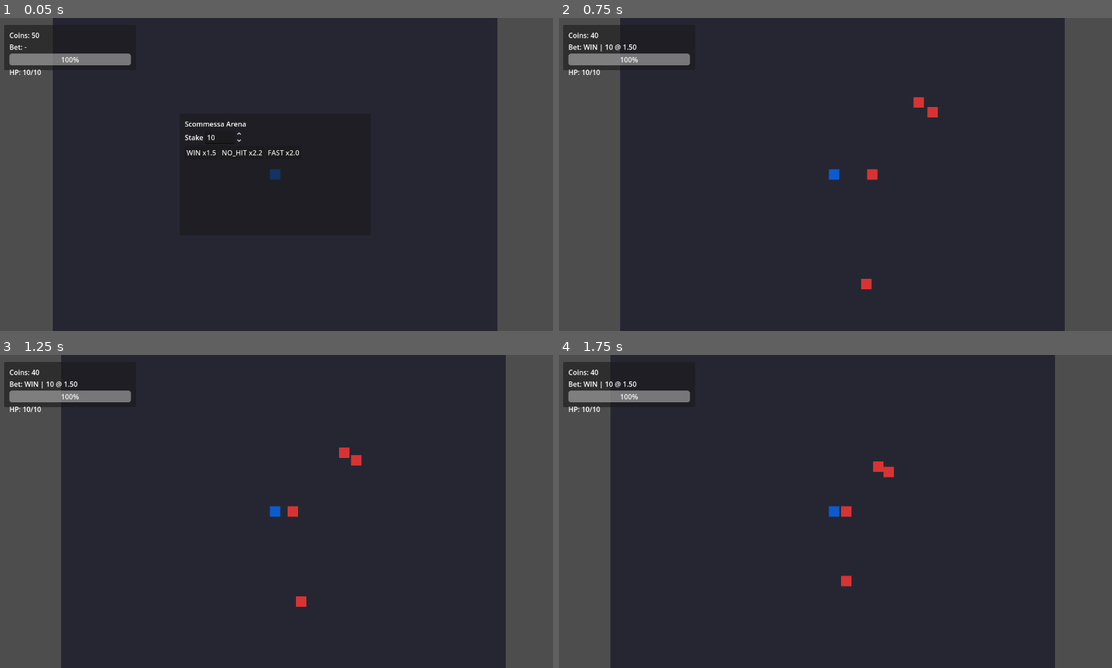
Above: before the commit, frames 1-4 (two rows, left to right).
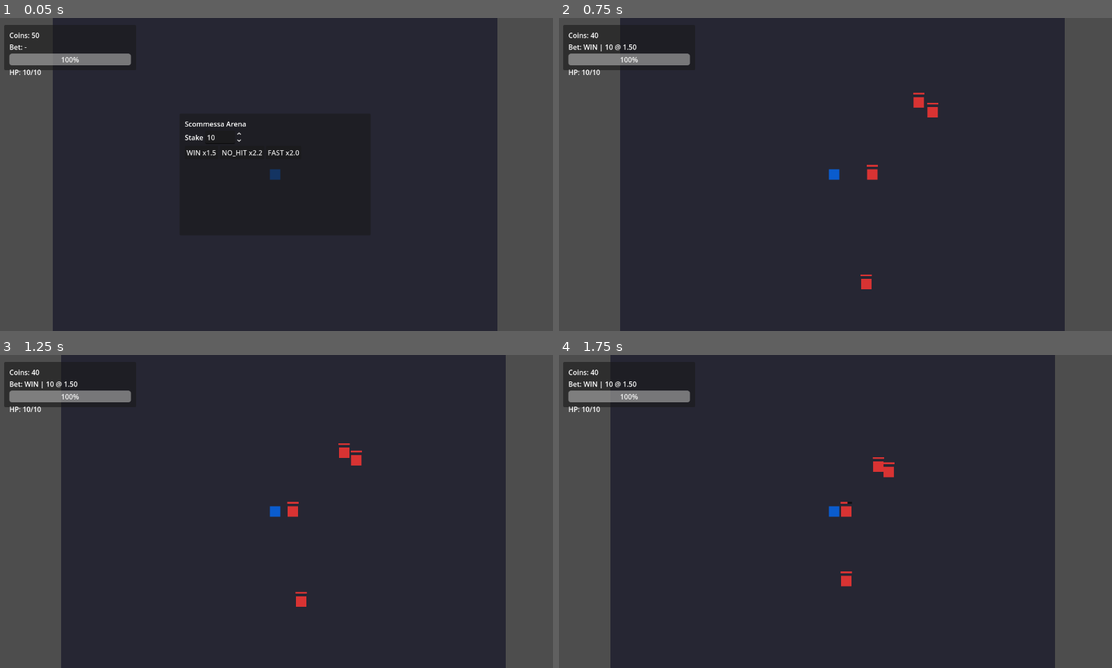
Above: after the commit, the same moments.

Repository: Faratas410/Gallicus-2.0
Game: Godot game, scene res://scenes/Main.tscn
The game is run twice, just before and just after one commit, with the same random seed, the same clock (stepped at 60 frames per second) and the same inputs.
Inputs:
- Up to frame 1 (0.05 s): no input
- Up to frame 2 (0.75 s): click "WIN x1.5" at 0.5 s
- Up to frame 3 (1.25 s): no input
- Up to frame 4 (1.75 s): tap Enter at 1.25 s; hold D (move_right) from 1.28 s (still down); tap K (attack_heavy) at 1.35 s

Frame 1 is identical in both runs. In frame 2, less than 0.1% of the frame differs, in the area x 54-69%, y 23-83%; in frame 3, less than 0.1%, in the area x 51-66%, y 28-77%; in frame 4, less than 0.1%.

Commit message:
Add enemy health bar UI

Diff:
--- /dev/null
+++ b/scenes/ui/EnemyHealthBar.tscn
@@ -0,0 +1,15 @@
+[gd_scene format=3]
+
+[ext_resource type="Script" path="res://scripts/ui/enemy_health_bar.gd" id="1"]
+
+[node name="EnemyHealthBar" type="Node2D"]
+position = Vector2(-13, -22)
+script = ExtResource("1")
+
+[node name="Back" type="ColorRect" parent="."]
+size = Vector2(26, 4)
+color = Color(0.05, 0.05, 0.05, 0.85)
+
+[node name="Fill" type="ColorRect" parent="."]
+size = Vector2(26, 4)
+color = Color(0.85, 0.2, 0.2, 1)
--- a/scripts/entities/enemy_basic.gd
+++ b/scripts/entities/enemy_basic.gd
@@ -1,8 +1,9 @@
 extends CharacterBody2D
 
 signal died
+signal health_changed(current: int, max: int)
 
-@export var max_hp: int = GameConstants.ENEMY_MAX_HP
+@export var max_health: int = 5
 @export var move_speed: float = GameConstants.ENEMY_MOVE_SPEED
 
 const STOP_DISTANCE := 34.0
@@ -16,7 +17,7 @@
 
 enum EnemyState { CHASE, WINDUP, ATTACK, RECOVER, HITSTUN, DEAD }
 
-var hp: int
+var _hp: int
 var _target: Node2D
 var _base_modulate := Color.WHITE
 var _flash_tween: Tween
@@ -32,7 +33,7 @@
 @onready var sprite: Sprite2D = $Visual/Sprite2D
 
 func _ready() -> void:
-	hp = max_hp
+	_hp = max_health
 	add_to_group("enemies")
 	body_shape.disabled = false
 	hurtbox.monitoring = true
@@ -40,6 +41,11 @@
 	hitbox.body_entered.connect(_on_hitbox_body_entered)
 	_ensure_placeholder_sprite()
 	_base_modulate = sprite.modulate
+	health_changed.emit(_hp, max_health)
+	var hb = preload("res://scenes/ui/EnemyHealthBar.tscn").instantiate()
+	add_child(hb)
+	hb.set_health(_hp, max_health)
+	health_changed.connect(hb.set_health)
 
 func _physics_process(delta: float) -> void:
 	if _attack_cooldown > 0.0:
@@ -87,14 +93,15 @@
 	_target = target
 
 func take_damage(amount: int, from: Vector2 = Vector2.ZERO) -> void:
-	hp = max(hp - amount, 0)
+	_hp = max(_hp - amount, 0)
+	health_changed.emit(_hp, max_health)
 	if from != Vector2.ZERO:
 		var dir := (global_position - from).normalized()
 		_knockback_velocity = dir * 140.0
 		_knockback_timer = 0.12
 		_state = EnemyState.HITSTUN
 	_flash_visual()
-	if hp <= 0:
+	if _hp <= 0:
 		_state = EnemyState.DEAD
 		died.emit()
 		queue_free()
--- /dev/null
+++ b/scripts/ui/enemy_health_bar.gd
@@ -0,0 +1,12 @@
+extends Node2D
+
+@onready var fill: ColorRect = $Fill
+
+var _max: int = 1
+
+func set_health(current: int, max: int) -> void:
+	_max = max
+	var ratio := 0.0
+	if max > 0:
+		ratio = float(current) / float(max)
+	fill.size.x = 26.0 * clamp(ratio, 0.0, 1.0)
